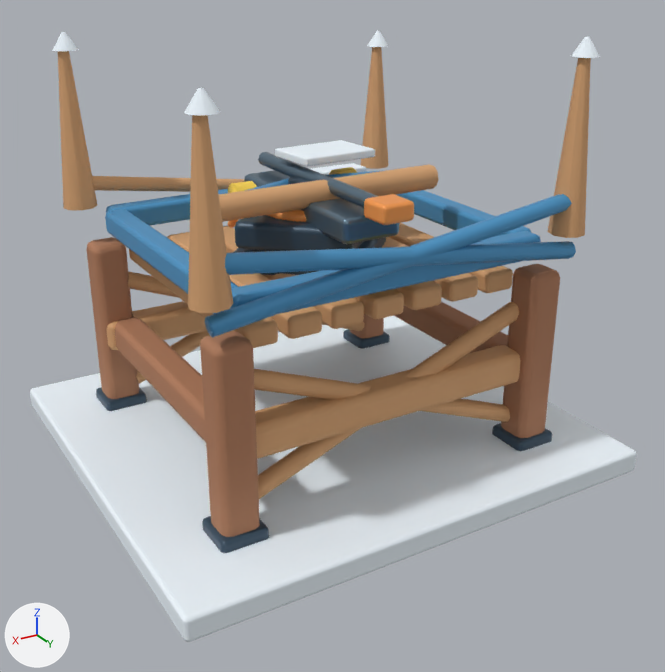
One commit to the glTF model HavenlineGodot/assets/stations_v2/defense_platform.glb: the scene before it, then after it.
Before and after are seen from a camera (50 mm lens) standing at (2.88, 5.06, 3.23) and looking at (0.0, 0.26, 0.82). Every picture has the same lights, and +X, +Y and +Z are marked at lower left. The picture after the commit comes second. Vertices at exactly the same position are counted once.

Names of what the first picture shows: 'defense_platform'.
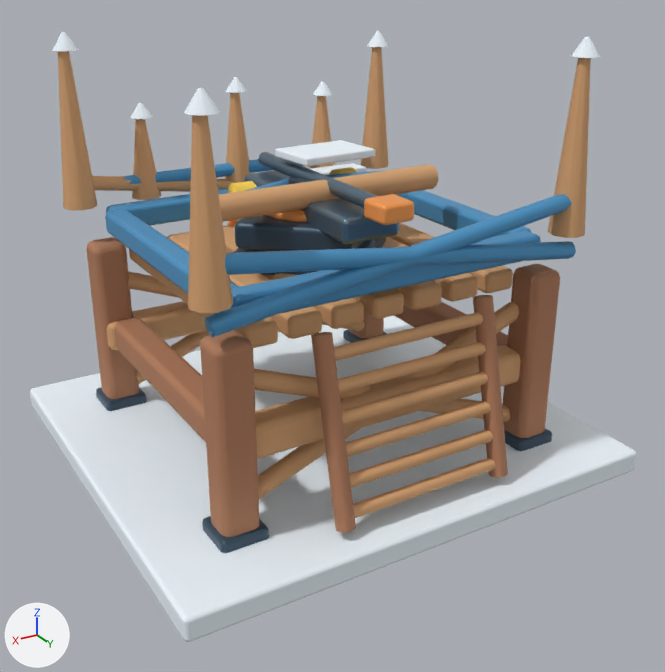
What differs and where, as boxes [x1, y1, x2, y2] in the pictures (665 x 672 px):
part 1 of me_defense_platform, added: after [313, 81, 333, 96]
part 2 of me_defense_platform, added: after [226, 77, 247, 93]
part 3 of me_defense_platform, added: after [131, 103, 153, 119]
part 4 of me_defense_platform, added: after [353, 458, 496, 518]
part 5 of me_defense_platform, added: after [349, 430, 493, 488]
part 6 of me_defense_platform, added (beige): after [346, 401, 491, 457]
part 7 of me_defense_platform, added (beige): after [342, 372, 488, 425]
part 8 of me_defense_platform, added (beige): after [338, 342, 486, 393]
part 9 of me_defense_platform, added (beige): after [334, 312, 483, 361]
part 10 of me_defense_platform, added (beige): after [309, 96, 334, 169]
part 11 of me_defense_platform, added (beige): after [225, 93, 251, 183]
part 12 of me_defense_platform, added (beige): after [132, 119, 161, 200]
part 13 of me_defense_platform, added (blue): after [121, 159, 304, 184]
part 14 of me_defense_platform, added (brown): after [473, 295, 508, 478]
part 15 of me_defense_platform, added (brown): after [311, 332, 356, 533]

Diff of the bpy script that builds the scene:
```diff
--- a/HavenlineGodot/assets/stations_v2/defense_platform.glb.py
+++ b/HavenlineGodot/assets/stations_v2/defense_platform.glb.py
@@ me_defense_platform @@
 # used by ob_defense_platform; location = (0.0, 0.0, 0.0)
-me_defense_platform.from_pydata(...)  # 2359 vertices, 4496 faces; spans x -1.62..1.62, y -1.52..1.52, z -0.06..2.72
+me_defense_platform.from_pydata(...)  # 2641 vertices, 5000 faces; spans x -1.62..1.62, y -1.52..1.52, z -0.06..2.72
+# me_defense_platform part 1: a new loose piece, a 9-sided cut cone along z (radius 0.078 at the low end, 0.012 at the high end) spanning x -0.805..-0.654, y -1.177..-1.023, z 2.152..2.247, in mat_hl_snow (white #eff8ff)
+# me_defense_platform part 2: a new loose piece, a 9-sided cut cone along z (radius 0.078 at the low end, 0.012 at the high end) spanning x -0.085..0.066, y -1.177..-1.023, z 2.233..2.328, in mat_hl_snow (white #eff8ff)
+# me_defense_platform part 3: a new loose piece, a 9-sided cut cone along z (radius 0.078 at the low end, 0.012 at the high end) spanning x 0.635..0.786, y -1.177..-1.023, z 2.112..2.207, in mat_hl_snow (white #eff8ff)
+# me_defense_platform part 4: a new loose piece, an 8-sided cylinder along x spanning x -0.55..0.55, y 1.28..1.36, z 0.2..0.28, in mat_hl_wood_light (beige #d7a473)
+# me_defense_platform part 5: a new loose piece, an 8-sided cylinder along x spanning x -0.55..0.55, y 1.238..1.318, z 0.38..0.46, in mat_hl_wood_light (beige #d7a473)
+# me_defense_platform part 6: a new loose piece, an 8-sided cylinder along x spanning x -0.55..0.55, y 1.196..1.276, z 0.56..0.64, in mat_hl_wood_light (beige #d7a473)
+# me_defense_platform part 7: a new loose piece, an 8-sided cylinder along x spanning x -0.55..0.55, y 1.154..1.234, z 0.74..0.82, in mat_hl_wood_light (beige #d7a473)
+# me_defense_platform part 8: a new loose piece, an 8-sided cylinder along x spanning x -0.55..0.55, y 1.112..1.192, z 0.92..1.0, in mat_hl_wood_light (beige #d7a473)
+# me_defense_platform part 9: a new loose piece, an 8-sided cylinder along x spanning x -0.55..0.55, y 1.07..1.15, z 1.1..1.18, in mat_hl_wood_light (beige #d7a473)
+# me_defense_platform part 10: a new loose piece, a 9-sided cut cone along z (radius 0.1 at the low end, 0.03 at the high end) spanning x -0.82..-0.62, y -1.2..-1.0, z 1.56..2.14, in mat_hl_wood_light (beige #d7a473)
+# me_defense_platform part 11: a new loose piece, a 9-sided cut cone along z (radius 0.11 at the low end, 0.03 at the high end) spanning x -0.1..0.1, y -1.2..-1.0, z 1.56..2.22, in mat_hl_wood_light (beige #d7a473)
+# me_defense_platform part 12: a new loose piece, a 9-sided cut cone along z (radius 0.1 at the low end, 0.03 at the high end) spanning x 0.62..0.82, y -1.2..-1.0, z 1.56..2.1, in mat_hl_wood_light (beige #d7a473)
+# me_defense_platform part 13: a new loose piece, an 8-sided cylinder along x spanning x -0.9..0.9, y -1.128..-1.032, z 1.632..1.728, in mat_hl_blue (blue #4d99cb)
+# me_defense_platform part 14: a new loose piece of 18 vertices spanning x -0.62..-0.5, y 1.02..1.4, z 0.15..1.27, in mat_hl_wood (brown #b17c5b)
+# me_defense_platform part 15: a new loose piece of 18 vertices spanning x 0.5..0.62, y 1.02..1.4, z 0.15..1.27, in mat_hl_wood (brown #b17c5b)
 me_defense_platform.materials.append(mat_hl_snow)
```
